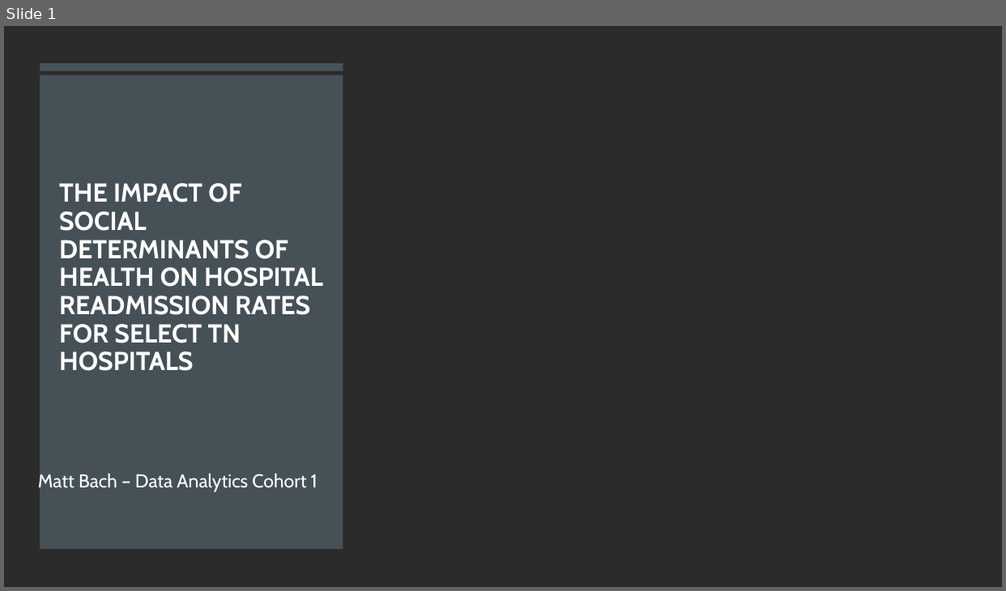
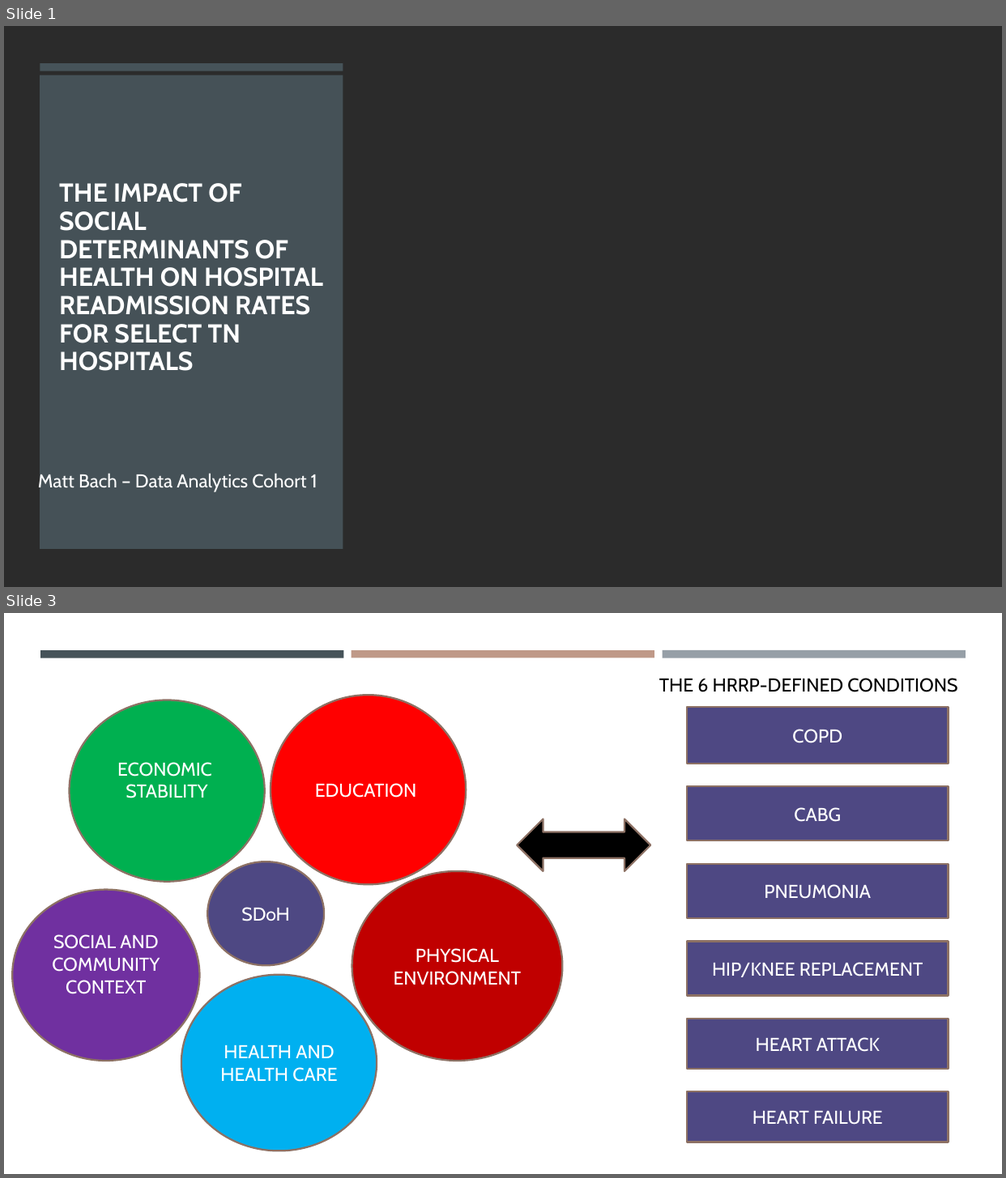
Before and after one commit to tammscaley73/CAPSTONE_SDoH-Impact-on-Hospital-Readmissions, a slide deck: The Impact of Social Determinants of Health on [Autosaved].pptm. Shown one above the other, each under a label of ours: slide 1 before the commit, slides 1 and 3 after it; the slides between them are not shown. The pictures are 1006x591 and 1006x1178 pixels, drawn with LibreOffice and Linux fonts; fonts in the diff are those of the drawing; background and template pictures are left out; a plain dark background stands for a picture behind light text. Boxes give left, top, right and bottom in pixels: in the first picture for what was removed or moved away, otherwise in the second. Text is boxed around its words. In the diff, an @@ line names an element or a change of style, - is before the commit and + after.

```diff
--- a/The Impact of Social Determinants of Health on [Autosaved].pptm
+++ b/The Impact of Social Determinants of Health on [Autosaved].pptm
@@ slide 3 added at [4, 613, 1002, 1174], background #FFFFFF @@
@@ rectangle added at [40, 650, 344, 658], fill #465359 @@
@@ rectangle added at [351, 650, 654, 658], fill #BF9988 @@
@@ rectangle added at [662, 650, 965, 658], fill #969FA7 @@
@@ text added at [659, 678, 957, 692], 18 pt, text #000000 @@
+THE 6 HRRP-DEFINED CONDITIONS
@@ left right arrow added at [517, 819, 651, 871], fill #000000, outline #8D7165 1.75 pt @@
@@ group added at [12, 696, 562, 1152]: 6 ellipses @@
+ECONOMIC
+STABILITY
+SDoH
+EDUCATION
+SOCIAL AND COMMUNITY CONTEXT
+HEALTH AND HEALTH CARE
+PHYSICAL ENVIRONMENT
@@ group added at [687, 707, 948, 1142]: 6 rectangles @@
+COPD
+CABG
+PNEUMONIA
+HIP/KNEE REPLACEMENT
+HEART ATTACK
+HEART FAILURE
```
Also in this commit, not shown: 7 slides changed, 11 other slides added.
